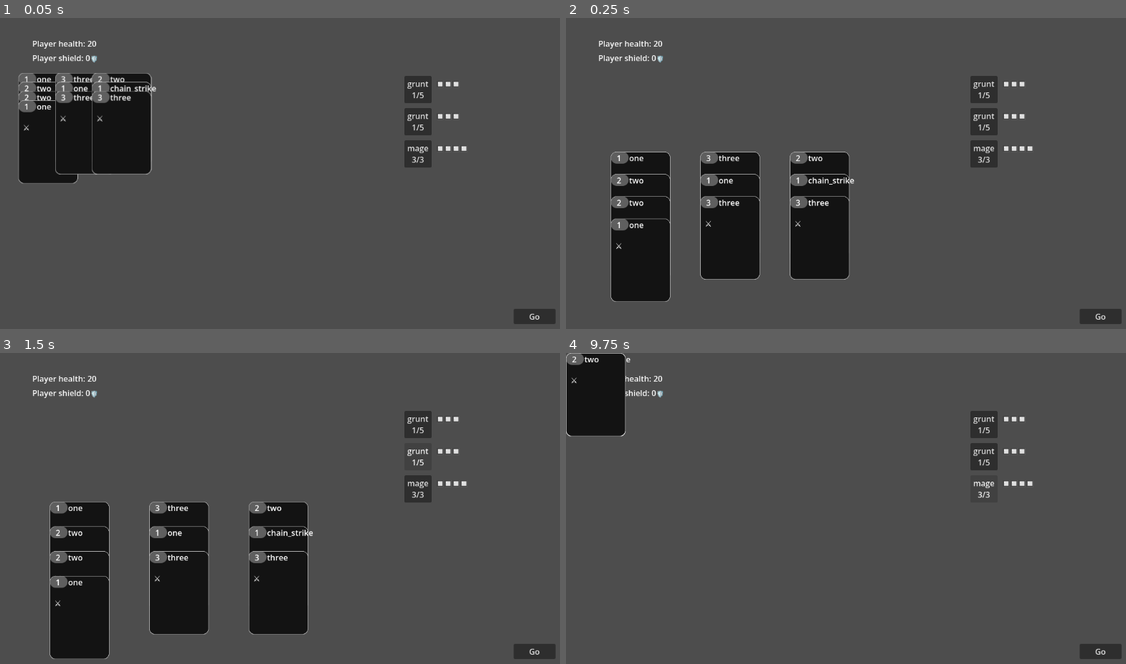
Above: before the commit, frames 1-4 (two rows, left to right).
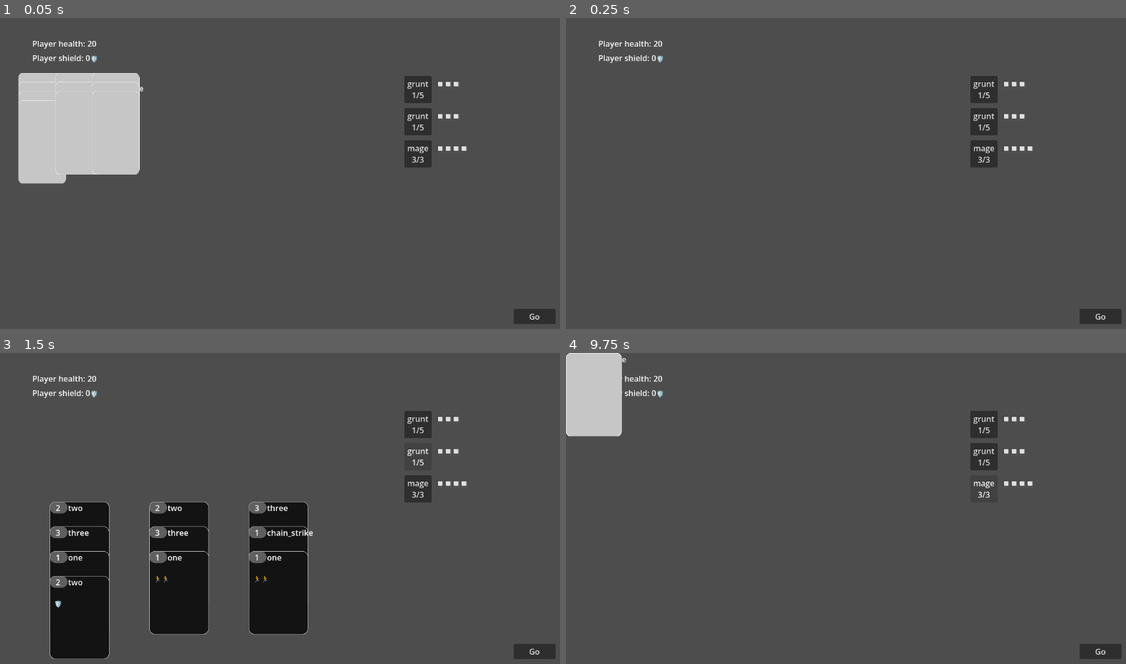
Above: after the commit, the same moments.

Repository: tgbrooks/cocards
Game: Godot game, scene res://main.tscn
The game is run twice, just before and just after one commit, with the same random seed, the same clock (stepped at 60 frames per second) and the same inputs.
Inputs:
- Up to frame 1 (0.05 s): no input
- Up to frame 2 (0.25 s): no input
- Up to frame 3 (1.5 s): click "grunt 1/5" at 0.5 s; click "grunt 1/5" at 1.25 s
- Up to frame 4 (9.75 s): click "mage 3/3" at 2 s; click "Go" at 2.75 s; click "Go" at 3.5 s; click "grunt 1/5" at 4.25 s; click "grunt 1/5" at 5 s; click "mage 3/3" at 5.75 s; click "Go" at 6.5 s; click "grunt 1/5" at 7.25 s; click "grunt 1/5" at 8 s; click "mage 3/3" at 8.75 s; tap Enter at 9.5 s; hold R from 9.53 s (still down)

The runs differ from the first frame. In frame 1, 7.9% of the frame differs, in the area x 3-28%, y 17-54%; in frame 2, 13%, in the area x 7-52%, y 42-92%; in frame 3, 0.5%; in frame 4, 2.8%.

Commit message:
Add deck and front/backs of cards

Diff:
--- /dev/null
+++ b/assets/card_back.svg
@@ -0,0 +1,61 @@
+<?xml version="1.0" encoding="UTF-8" standalone="no"?>
+<!-- Created with Inkscape (http://www.inkscape.org/) -->
+
+<svg
+   width="2.5in"
+   height="3.5in"
+   viewBox="0 0 63.499999 88.899999"
+   version="1.1"
+   id="svg5"
+   inkscape:version="1.2 (dc2aedaf03, 2022-05-15)"
+   sodipodi:docname="card_back.svg"
+   xmlns:inkscape="http://www.inkscape.org/namespaces/inkscape"
+   xmlns:sodipodi="http://sodipodi.sourceforge.net/DTD/sodipodi-0.dtd"
+   xmlns="http://www.w3.org/2000/svg"
+   xmlns:svg="http://www.w3.org/2000/svg">
+  <sodipodi:namedview
+     id="namedview7"
+     pagecolor="#ffffff"
+     bordercolor="#666666"
+     borderopacity="1.0"
+     inkscape:showpageshadow="2"
+     inkscape:pageopacity="0.0"
+     inkscape:pagecheckerboard="0"
+     inkscape:deskcolor="#d1d1d1"
+     inkscape:document-units="mm"
+     showgrid="false"
+     inkscape:zoom="1.5233586"
+     inkscape:cx="158.85951"
+     inkscape:cy="131.9453"
+     inkscape:window-width="1920"
+     inkscape:window-height="1009"
+     inkscape:window-x="2552"
+     inkscape:window-y="360"
+     inkscape:window-maximized="1"
+     inkscape:current-layer="layer1" />
+  <defs
+     id="defs2" />
+  <g
+     inkscape:label="Layer 1"
+     inkscape:groupmode="layer"
+     id="layer1">
+    <rect
+       style="fill:#c6c6c6;fill-opacity:1;stroke:#ffffff;stroke-width:0.248732;stroke-linecap:square;stroke-opacity:1"
+       id="rect289"
+       width="63.124268"
+       height="88.524269"
+       x="0.12436585"
+       y="0.12436585"
+       rx="6.312427"
+       ry="6.3231621" />
+    <rect
+       style="fill:none;fill-opacity:1;stroke:#ffffff;stroke-width:0.249259;stroke-linecap:square;stroke-opacity:1"
+       id="rect18648"
+       width="63.123741"
+       height="88.900742"
+       x="0.12462963"
+       y="0.12462963"
+       rx="6.3123741"
+       ry="6.3500528" />
+  </g>
+</svg>
--- a/card.gd
+++ b/card.gd
@@ -3,19 +3,19 @@
 @export var card_name: String = "mycard"
 @export var number: int = 0
 @export var suit: Enums.Suit = Enums.Suit.RED
-@export var face_up: bool = true
+@export var visible_face: Enums.CardFace = Enums.CardFace.BACK
 @export var damage: int = 1
 @export var dodge: int = 0
 @export var shield: int = 0
 @export var description: String = ''
 signal card_flipped(to_front: bool)
 signal played(enemy: Enemy, card_stack: Array[Card])
-var card_text: String
 @onready var button: Button = $Button
 @onready var number_label: Label = $NumberLabel
 @onready var name_label: Label = $NameLabel
 @onready var description_label: Label = $DescriptionLabel
 @onready var card_sprite: Sprite2D = $CardSprite
+@onready var card_back_sprite: Sprite2D = $CardBackSprite
 
 # Called when the node enters the scene tree for the first time.
 func _ready() -> void:
@@ -24,12 +24,14 @@
 	var dodge_icons = '🏃'.repeat(dodge)
 	number_label.text = "%s" % number
 	name_label.text = card_name
-	description_label.text = '%s\n%s' % [damage_icons, description]
+	description_label.text = '%s%s%s\n%s' % [damage_icons, shield_icons, dodge_icons, description]
 	self.button.pressed.connect(_on_pressed)
 	button.modulate = Color(1.0, 1.0, 1.0, 0.0)
 
 func _on_pressed() -> void:
-	get_parent().card_pressed(self)
+	var parent = get_parent()
+	if is_instance_of(parent, CardStack):
+		parent.card_pressed(self)
 
 func select() -> void:
 	scale = Vector2(1.2, 1.2)
@@ -37,21 +39,25 @@
 func unselect() -> void:
 	scale = Vector2(1.0, 1.0)
 
-func flip_card(to_front: bool) -> void:
-	card_flipped.emit(to_front)
-	if to_front:
-		button.text = card_text
+func flip_card(face: Enums.CardFace) -> void:
+	if face == visible_face:
+		return
+	visible_face = face
+	card_flipped.emit(face)
+	var tween = create_tween()
+	tween.tween_property(self, "scale", Vector2(0.0, 1.), 0.25)
+	if face == Enums.CardFace.BACK:
+		tween.tween_callback(func (): card_back_sprite.visible = true)
 	else:
-		button.text = "--"
+		tween.tween_callback(func (): card_back_sprite.visible = false)
+	tween.tween_property(self, "scale", Vector2(1.0, 1.0), 0.25)
+	await tween.finished
 
 func play(enemy: Enemy, card_stack: Array[Card], main: Main) -> void:
 	main.gain_shield(shield)
 	enemy.take_damage(damage)
 	enemy.gain_dodge(dodge)
 	get_parent().remove(self)
-	var tween = create_tween()
-	tween.tween_property(self, "scale", Vector2(0,0), 0.15).set_ease(Tween.EASE_IN)
-	tween.tween_callback(self.queue_free)
 	played.emit(enemy, card_stack)
 
 static func can_chain(cards: Array[Card]) -> bool:
--- a/card.tscn
+++ b/card.tscn
@@ -2,6 +2,7 @@
 
 [ext_resource type="Script" uid="uid://rpc1dufopah6" path="res://card.gd" id="1_kikvd"]
 [ext_resource type="Texture2D" uid="uid://clxrg3cycrmki" path="res://assets/card.svg" id="1_rjlel"]
+[ext_resource type="Texture2D" uid="uid://dqsmhkyo10pex" path="res://assets/card_back.svg" id="3_q5obu"]
 
 [node name="Card" type="Node2D" unique_id=627962567]
 script = ExtResource("1_kikvd")
@@ -33,3 +34,7 @@
 offset_right = 110.0
 offset_bottom = 149.0
 autowrap_mode = 3
+
+[node name="CardBackSprite" type="Sprite2D" parent="." unique_id=683705475]
+texture = ExtResource("3_q5obu")
+centered = false
--- a/card_library.gd
+++ b/card_library.gd
@@ -15,10 +15,12 @@
 	card.card_name = card_name
 	if card_name == 'one':
 		card.number = 1
+		card.damage = 0
 		card.suit = Enums.Suit.RED
 		card.dodge = 2
 	elif card_name == 'two':
 		card.number = 2
+		card.damage = 0
 		card.suit = Enums.Suit.RED
 		card.shield = 1
 	elif card_name == 'three':
--- a/card_stack.gd
+++ b/card_stack.gd
@@ -2,7 +2,6 @@
 
 var cards: Array[Card] = []
 var padding: float = 10.0
-var reference: Node = null
 
 # Called when the node enters the scene tree for the first time.
 func _ready() -> void:
@@ -11,8 +10,6 @@
 
 # Called every frame. 'delta' is the elapsed time since the previous frame.
 func _process(delta: float) -> void:
-	if reference:
-		position = reference.position + Vector2(0, reference.size.y + padding);
 	var curr_height = 0;
 	for i in range(cards.size()):
 		var card = cards[i]
--- /dev/null
+++ b/deck.gd
@@ -0,0 +1,32 @@
+class_name Deck extends Node2D
+
+var cards: Array[Card] = []
+
+func append(card: Card) -> void:
+	var old_position = to_local(card.global_position)
+	if card.get_parent():
+		card.get_parent().remove_child(card)
+	add_child(card)
+	cards.append(card)
+	card.position = old_position
+
+func pop() -> Card:
+	var card = cards.pop_back()
+	if card:
+		var old_pos = card.global_position
+		remove_child(card)
+		card.global_position = old_pos
+	return card
+
+func shuffle() -> void:
+	cards.shuffle()
+
+func _process(delta):
+	var to_pos = Vector2(0,0)
+	for card in cards:
+		var dist = to_pos.distance_to(card.position)
+		if dist < 1.5:
+			card.position = to_pos
+		else:
+			var factor = 0.0001**delta
+			card.position = to_pos * (1-factor) + card.position*factor
--- /dev/null
+++ b/deck.tscn
@@ -0,0 +1,3 @@
+[gd_scene format=3 uid="uid://bcwgh0tfhin8h"]
+
+[node name="Deck" type="Node2D" unique_id=1988589314]
--- a/enums.gd
+++ b/enums.gd
@@ -5,3 +5,8 @@
 	BLUE,
 	GREEN,
 }
+
+enum CardFace {
+	FRONT,
+	BACK,
+}
--- a/main.gd
+++ b/main.gd
@@ -8,12 +8,12 @@
 @export var active_player: String = "human"
 @export var player_shield: int = 0
 var card_stacks: Array[CardStack] = []
-var deck: Array[Card] = []
 signal player_damaged(old_health: int, new_health: int)
 signal player_shield_changed(old: int, new: int)
 @onready var enemy_area: EnemyArea = $EnemyArea
 @onready var player_health_label: Label = $PlayerHealthLabel
 @onready var player_shield_label: Label = $PlayerShieldLabel
+@onready var deck: Deck = $Deck
 
 # Called when the node enters the scene tree for the first time.
 func _ready() -> void:
@@ -27,17 +27,8 @@
 	for card_name in ["one", "one", "one", "two", "two", "two", "three", "three", "three", "chain_strike"]:
 		var card = library.make_card_by_name(card_name, self)
 		deck.append(card)
-		self.add_child(card)
 
-	deck.shuffle()
-
-	var i = 0
-	while true:
-		var card = deck.pop_back()
-		if not card:
-			break
-		card_stacks[i].append(card)
-		i = (i + 1) % card_stacks.size()
+	deal_cards()
 
 	enemy_area.spawn_enemies()
 	player_damaged.connect(_on_player_damaged)
@@ -52,6 +43,18 @@
 	if Input.is_key_pressed(KEY_R):
 		# FOR DEBUG PURPOSES, RESTART GAME
 		get_tree().reload_current_scene()
+
+func deal_cards():
+	deck.shuffle()
+
+	var i = 0
+	while true:
+		var card = deck.pop()
+		if not card:
+			break
+		card.flip_card(Enums.CardFace.FRONT)
+		card_stacks[i].append(card)
+		i = (i + 1) % card_stacks.size()
 
 func cards_activated(cards: Array[Card], card_stack: CardStack) -> void:
 	if not Card.can_chain(cards):
@@ -81,16 +84,27 @@
 		# Play selected cards on the enemy, starting from the bottom
 		for i in range(selected_cards.size()-1,-1,-1):
 			var card = selected_cards[i]
+			card.unselect()
 			play_card(card, enemy, selected_cards)
 		gain_enemy_action_points(1)
 		selected_cards = []
 		selected_card_stack = null
+
+		var all_empty = true
+		for cs in card_stacks:
+			if cs.cards.size() > 0:
+				all_empty = false
+		if all_empty:
+			deal_cards()
 
 func play_card(card: Card, enemy: Enemy, card_stack: Array[Card]) -> void:
 	card.play(enemy, card_stack, self)
 	var idx = selected_cards.find(card)
 	if idx >= 0:
 		selected_cards.pop_at(idx)
+	deck.append(card)
+	await card.flip_card(Enums.CardFace.BACK)
+
 
 func gain_enemy_action_points(points:int) -> void:
 	enemy_area.gain_action_points(points)
@@ -112,8 +126,8 @@
 	player_shield += shield
 	player_shield_changed.emit(old, player_shield)
 
-func _on_player_damaged(old, new) -> void:
+func _on_player_damaged(_old, new) -> void:
 	player_health_label.text = "Player health: %s" % new
 
-func _on_player_shield_change(old, new) -> void:
+func _on_player_shield_change(_old, new) -> void:
 	player_shield_label.text = 'Player shield: %s🛡️' % new
--- a/main.tscn
+++ b/main.tscn
@@ -2,6 +2,8 @@
 
 [ext_resource type="Script" uid="uid://bg7dsimdwouw8" path="res://main.gd" id="1_h2yge"]
 [ext_resource type="Script" uid="uid://cwwbn2cbi1hh8" path="res://enemy_area.gd" id="2_0xm2m"]
+[ext_resource type="PackedScene" uid="uid://bcwgh0tfhin8h" path="res://deck.tscn" id="3_h2yge"]
+[ext_resource type="Script" uid="uid://bs0iy2kq8kexa" path="res://deck.gd" id="4_1bvp3"]
 
 [node name="Main" type="Node2D" unique_id=952264028]
 script = ExtResource("1_h2yge")
@@ -31,4 +33,8 @@
 offset_bottom = 92.0
 text = "Player shield:"
 
+[node name="Deck" parent="." unique_id=1988589314 instance=ExtResource("3_h2yge")]
+position = Vector2(889, 457)
+script = ExtResource("4_1bvp3")
+
 [connection signal="pressed" from="GoButton" to="." method="_on_go_button_pressed"]
Not shown, added: assets/card_back.svg.import
Not shown, added: deck.gd.uid
